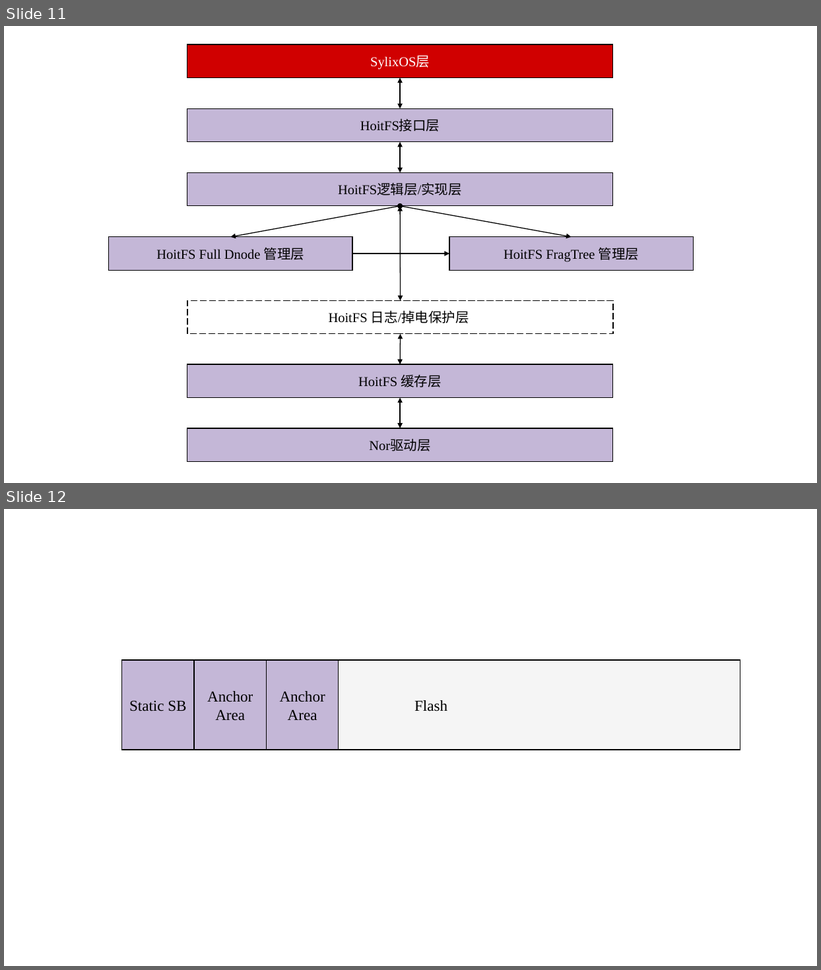
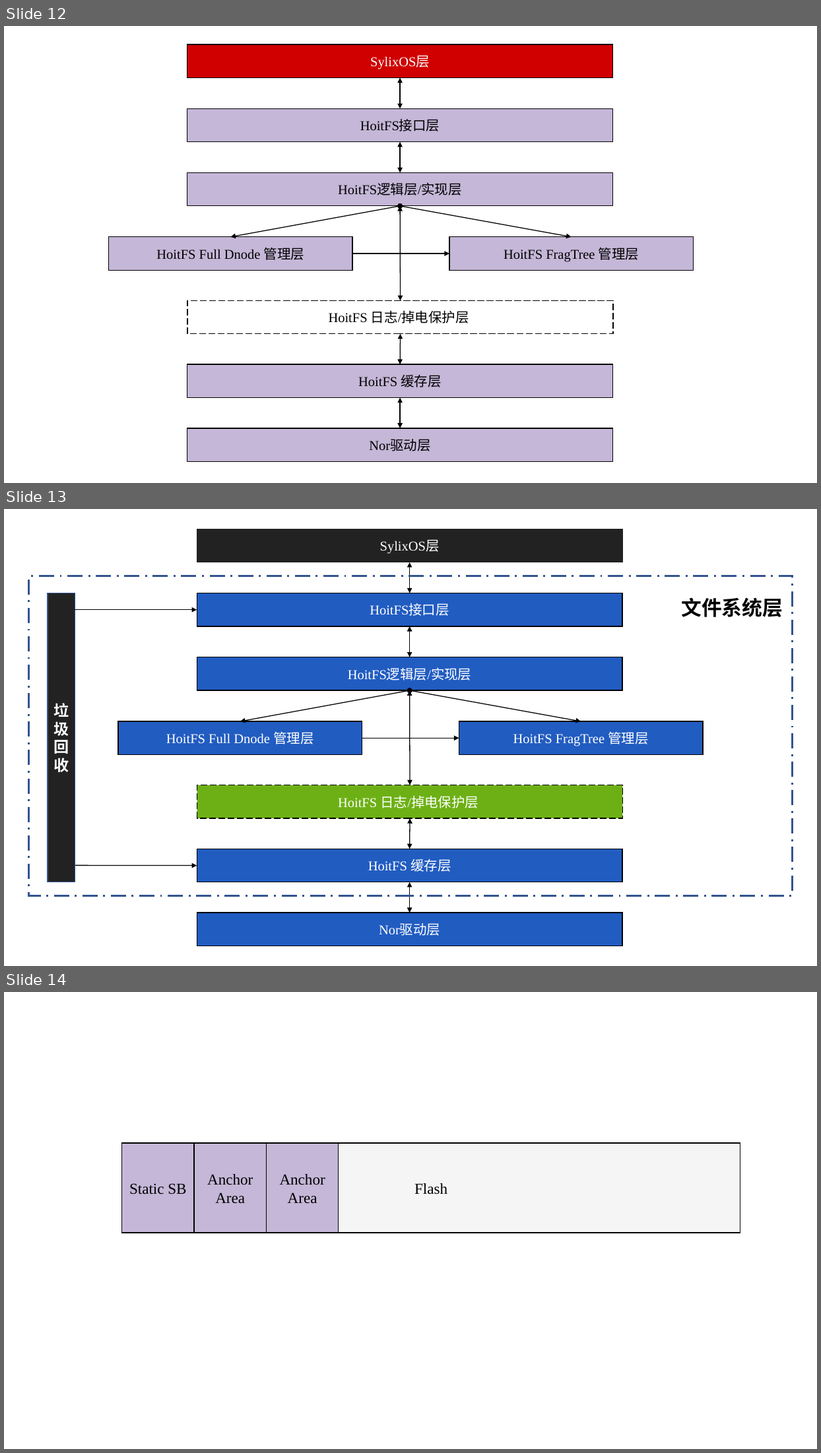
Before and after one commit to Hoit-23o2/HoitOS, a slide deck: Records/Files/绘图.pptx. Shown one above the other, each under a label of ours: slides 11 and 12 before the commit, slides 12, 13 and 14 after it. The pictures are 821x970 and 821x1453 pixels, drawn with LibreOffice and Linux fonts; fonts in the diff are those of the drawing. Boxes give left, top, right and bottom in pixels: in the first picture for what was removed or moved away, otherwise in the second. Text is boxed around its words. In the diff, an @@ line names an element or a change of style, - is before the commit and + after.

```diff
--- a/Records/Files/绘图.pptx
+++ b/Records/Files/绘图.pptx
@@ slide 13 added at <box>4,509,817,966</box>, background #FFFFFF @@
@@ group added at <box>29,529,793,947</box>: 10 rectangles, 7 double arrows, 3 arrows, 1 text @@
+垃圾回收
+SylixOS层
+HoitFS接口层
+HoitFS逻辑层/实现层
+HoitFS Full Dnode 管理层
+HoitFS 缓存层
+Nor驱动层
+HoitFS 日志/掉电保护层
+HoitFS FragTree 管理层
+文件系统层
@@ what was slide 11 is now slide 12 @@
@@ what was slide 12 is now slide 14 @@
```
Also in this commit, not shown: 1 other slide added, 7 other files.
